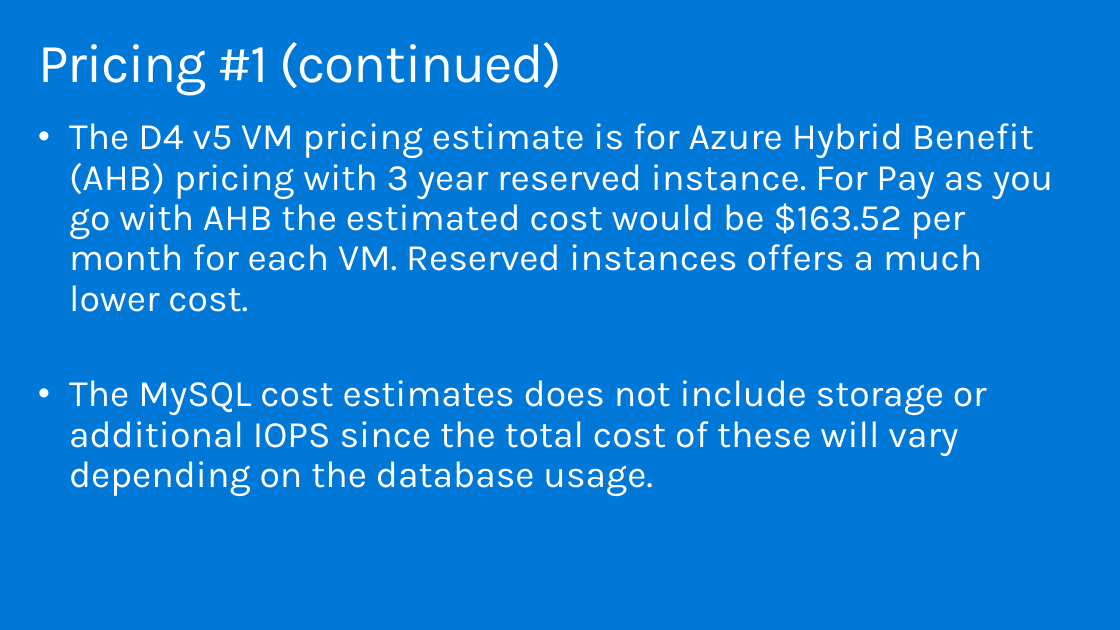
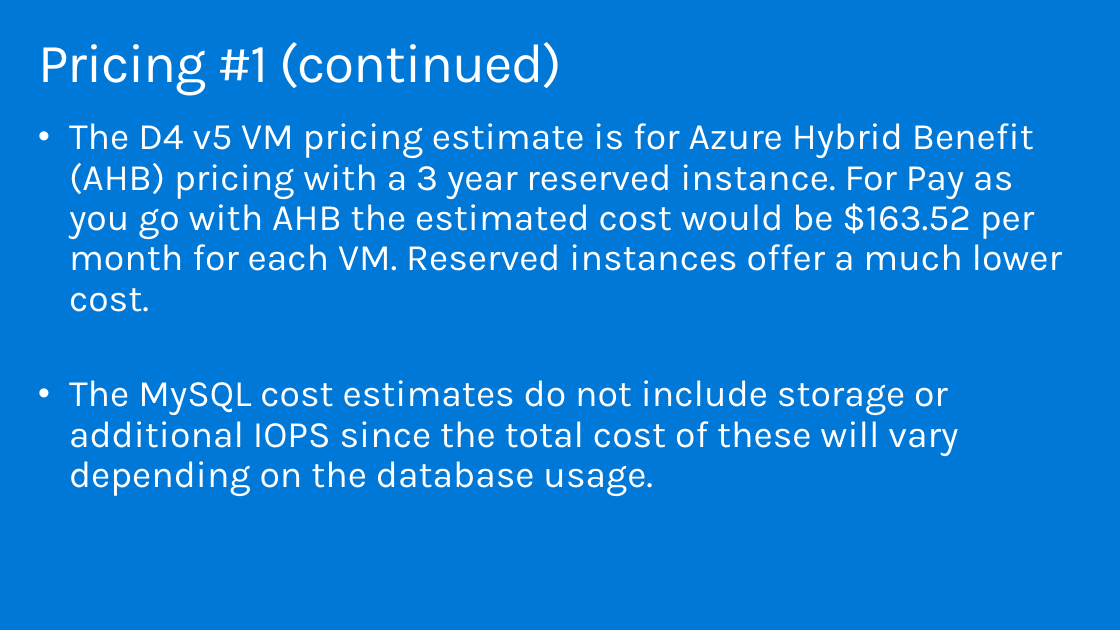
Before and after one commit to solliancenet/MCW-Migrate-Linux-OSS-DB-to-Azure, a slide deck: slide 21 of Whiteboard design session/WDS trainer presentation - Migrate and modernize case for Linux and OSS DB to Azure.pptx. Drawn at 1120x630 pixels with LibreOffice and Linux fonts; fonts in the diff are those of the drawing. Boxes give left, top, right and bottom in pixels: in the first picture for what was removed or moved away, otherwise in the second. Text is boxed around its words. In the diff, an @@ line names an element or a change of style, - is before the commit and + after.

```diff
--- a/Whiteboard design session/WDS trainer presentation - Migrate and modernize case for Linux and OSS DB to Azure.pptx
+++ b/Whiteboard design session/WDS trainer presentation - Migrate and modernize case for Linux and OSS DB to Azure.pptx
@@ text at [69,123,1063,488]: text changed @@
-• The D4 v5 VM pricing estimate is for Azure Hybrid Benefit (AHB) pricing with 3 year reserved instance. For Pay as you go with AHB the estimated cost would be $163.52 per month for each VM. Reserved instances offers a much lower cost.
-• The MySQL cost estimates does not include storage or additional IOPS since the total cost of these will vary depending on the database usage.
+• The D4 v5 VM pricing estimate is for Azure Hybrid Benefit (AHB) pricing with a 3 year reserved instance. For Pay as you go with AHB the estimated cost would be $163.52 per month for each VM. Reserved instances offer a much lower cost.
+• The MySQL cost estimates do not include storage or additional IOPS since the total cost of these will vary depending on the database usage.
```
Also in this commit, not shown: 2 other slides changed.
